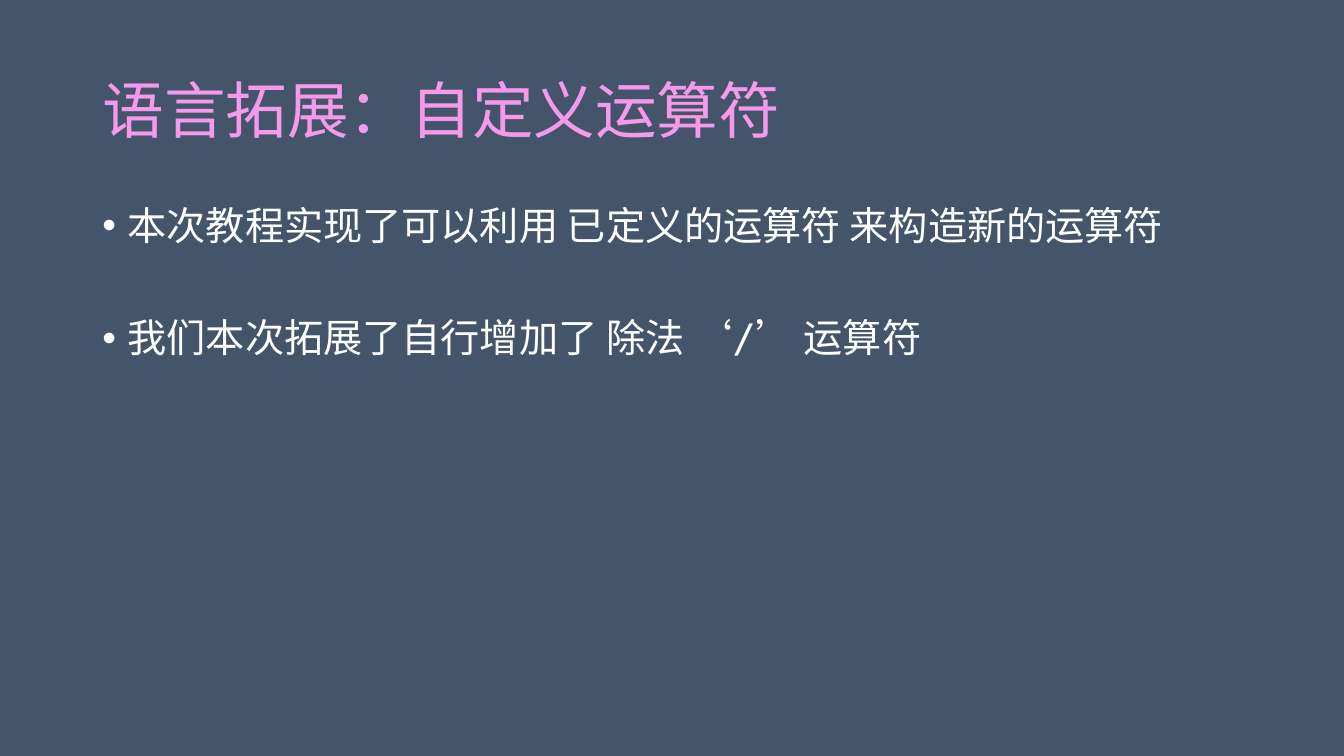
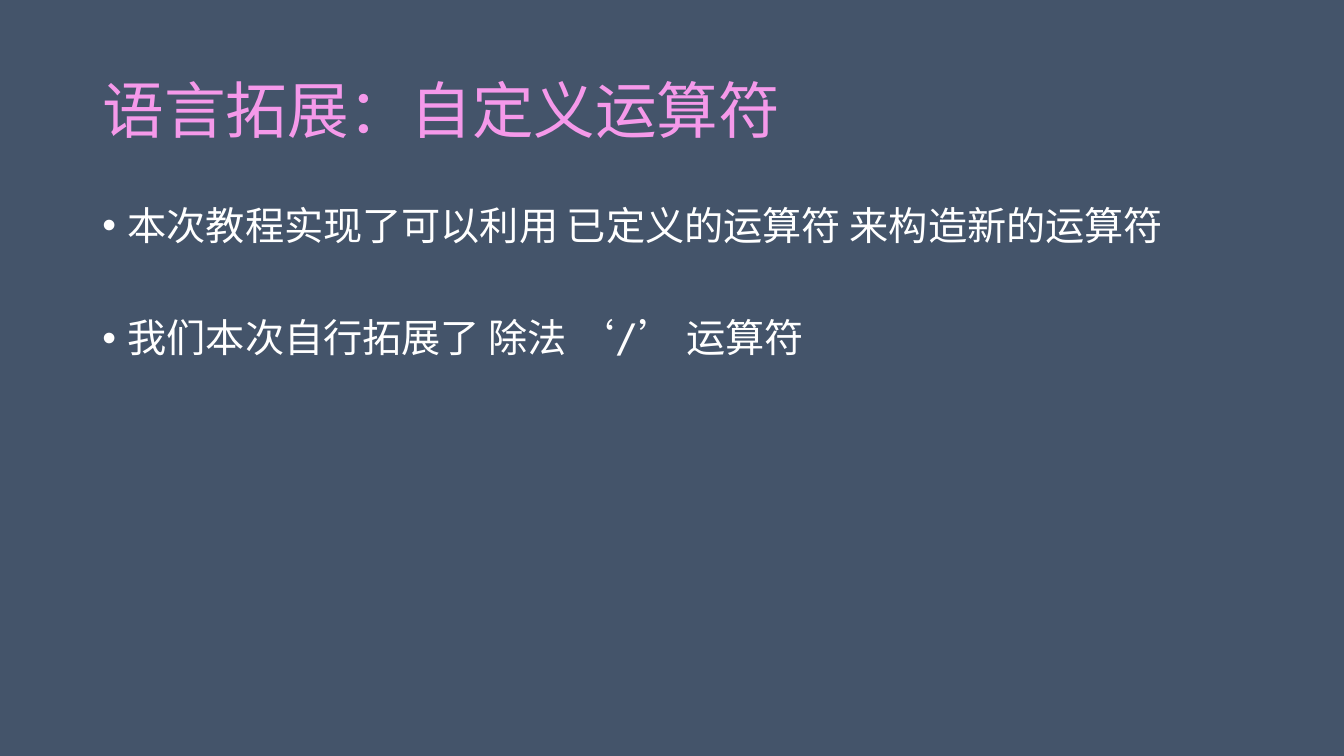
Before and after one commit to achieveartificialintelligence/download, a slide deck: slide 2 of Kaleidoscope/Ch6/Kaleidoscope.pptx. Drawn at 1344x756 pixels with LibreOffice and Linux fonts; fonts in the diff are those of the drawing. Boxes give left, top, right and bottom in pixels: in the first picture for what was removed or moved away, otherwise in the second. Text is boxed around its words. In the diff, an @@ line names an element or a change of style, - is before the commit and + after.

```diff
--- a/Kaleidoscope/Ch6/Kaleidoscope.pptx
+++ b/Kaleidoscope/Ch6/Kaleidoscope.pptx
@@ text at (128,319,804,356): text changed @@
-• 我们本次拓展了自行增加了 除法 ‘/’ 运算符
+• 我们本次自行拓展了 除法 ‘/’ 运算符
```
Also in this commit, not shown: 1 other slide changed, 8 slides added, 1 other file.
